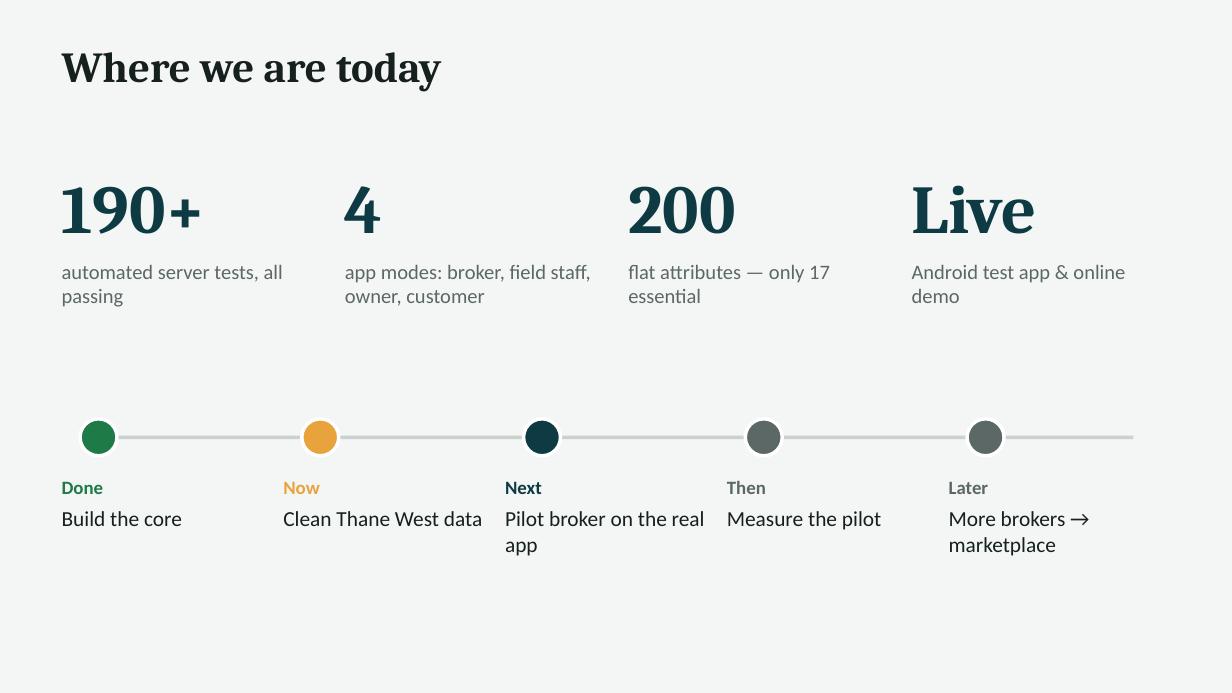
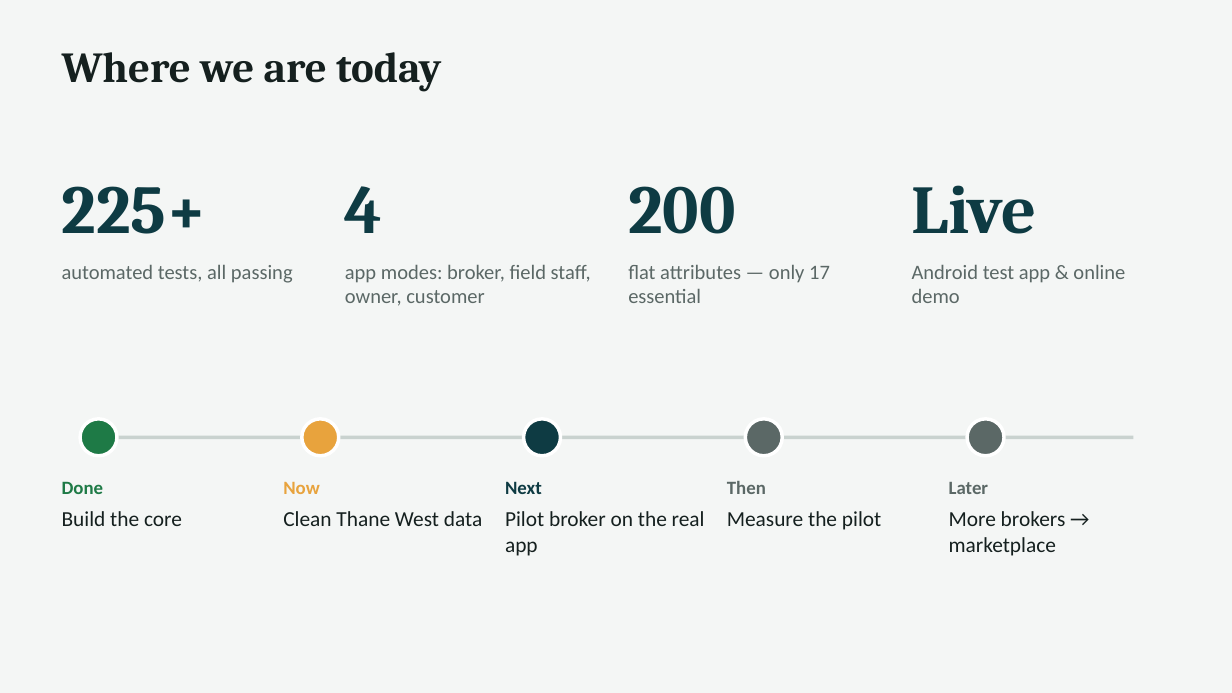
Before and after one commit to weshallrain95-cpu/SocietyManagement, a slide deck: slide 20 of broker-only/docs/presentation/Only-Broker-presentation.pptx (slide 18 before the commit). Drawn at 1232x693 pixels with LibreOffice and Linux fonts; fonts in the diff are those of the drawing. Boxes give left, top, right and bottom in pixels: in the first picture for what was removed or moved away, otherwise in the second. Text is boxed around its words. In the diff, an @@ line names an element or a change of style, - is before the commit and + after.

```diff
--- a/broker-only/docs/presentation/Only-Broker-presentation.pptx
+++ b/broker-only/docs/presentation/Only-Broker-presentation.pptx
@@ text at [62, 186, 207, 234]: text changed @@
-190+
+225+
@@ text at [62, 265, 293, 283]: text changed @@
-automated server tests, all passing
+automated tests, all passing
```
Also in this commit, not shown: 2 other slides changed, 2 slides added, 2 other files.
